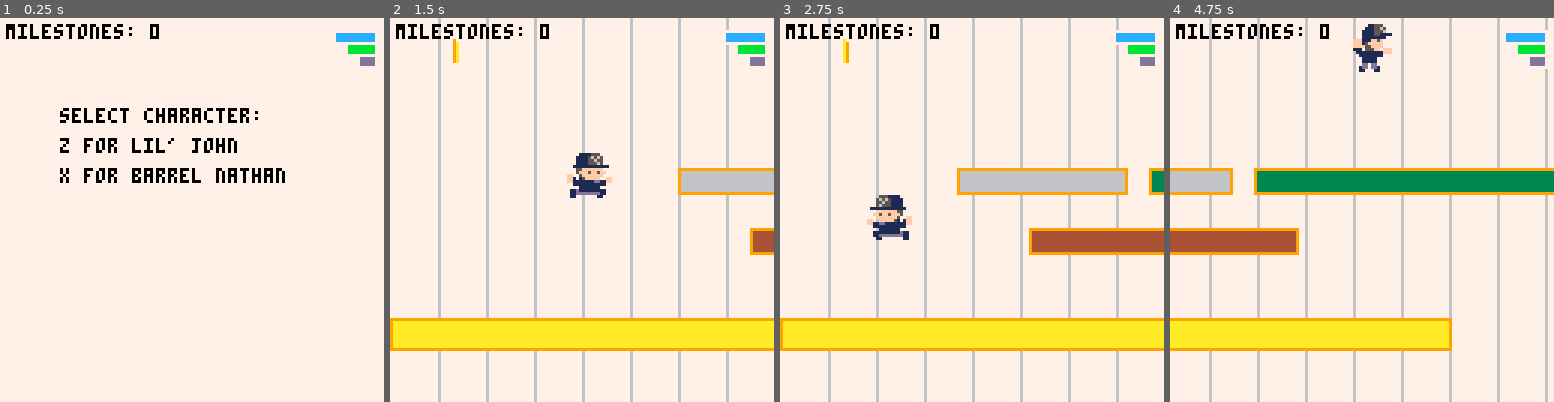
Above: before the commit, frames 1-4 (left to right).
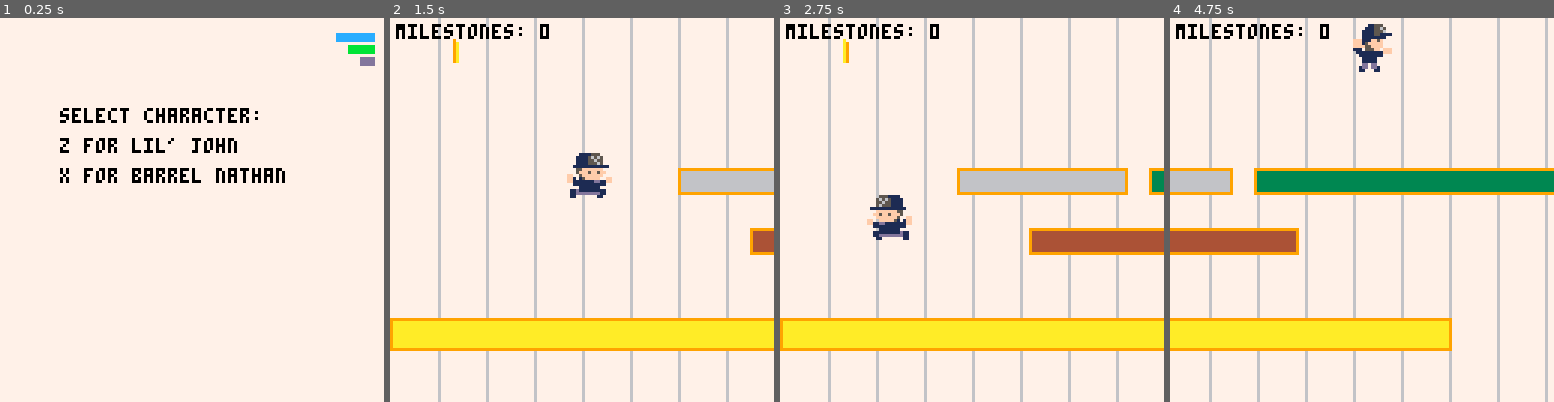
Above: after the commit, the same moments.

Repository: teamgantt/gantt-runner
Game: PICO-8 cartridge gantt-runner.p8
The game is run twice, just before and just after one commit, with the same random seed, the same clock (stepped at 60 frames per second) and the same inputs.
Inputs:
- Up to frame 1 (0.25 s): no input
- Up to frame 2 (1.5 s): tap O (Z key) at 0.33, 0.7, 1.43 s; tap X (X key) at 1.07 s
- Up to frame 3 (2.75 s): hold Left 1.97-2.37 s; tap X (X key) at 2.07, 2.4, 2.73 s; tap O (Z key) at 2.22 s
- Up to frame 4 (4.75 s): hold Right 2.87-3.53 s; tap X (X key) every 0.33 s from 3.07 to 4.73 s; tap O (Z key) at 3.1, 3.98 s; hold Right 4.13-4.53 s

The runs differ from the first frame. In frame 1, 0.7% of the frame differs, in the area x 1-42%, y 1-6%; in frame 2, 0.5%; in frame 3, 0.5%; in frame 4, 0.6%.

Commit message:
move start screen to ui

Diff:
--- a/gantt-runner.p8
+++ b/gantt-runner.p8
@@ -25,14 +25,7 @@
 
 function _update()
 	if (g.scene == 'select') then
-		if (btn(🅾️)) then
-			g.scene = 'game'
-			g.character = 'john'
-		end
-		if (btn(❎)) then
-			g.scene = 'game'
-			g.character = 'nathan'
-		end
+		u_ui_start()
 	else
 		u_player()
 		u_game()
@@ -46,16 +39,14 @@
 	d_fx()
 
 	if g.scene =='select' then
-		print('select character:', cam.x+20, 30)
-		print("z for lil' john", cam.x+20, 40)
-		print('x for barrel nathan', cam.x+20, 50)
+		d_ui_start();
 	else
 		d_game()
 		d_milestone_anims()
 		d_camera_follow()
 		d_player()
+		d_ui();
 	end
-	d_ui();
 
 	--debug stuff
 	if (debug) then
--- a/src/ui.lua
+++ b/src/ui.lua
@@ -1,4 +1,22 @@
 function d_ui()
-	spr(42, cam.x+110, cam.y+2, 2, 2) --tg logo
 	print("milestones: "..player.milestones, cam.x+2, cam.y+2, 0)
 end
+
+function d_ui_start()
+	spr(42, cam.x+110, cam.y+2, 2, 2) --tg logo
+
+	print('select character:', cam.x+20, 30, 0)
+	print("z for lil' john", cam.x+20, 40, 0)
+	print('x for barrel nathan', cam.x+20, 50, 0)
+end
+
+function u_ui_start()
+	if (btn(🅾️)) then
+		g.scene = 'game'
+		g.character = 'john'
+	end
+	if (btn(❎)) then
+		g.scene = 'game'
+		g.character = 'nathan'
+	end
+end
